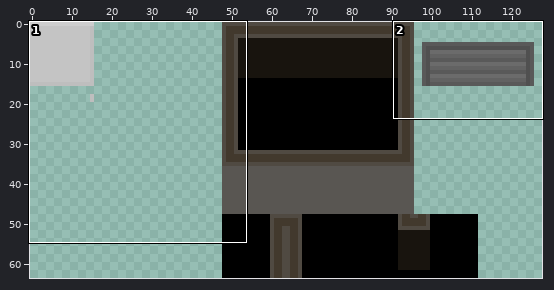
Two states of a pixel-art file, tileset.aseprite. The picture above shows the old version from afar; the outline marks the close-up.
Close-up. As it was:
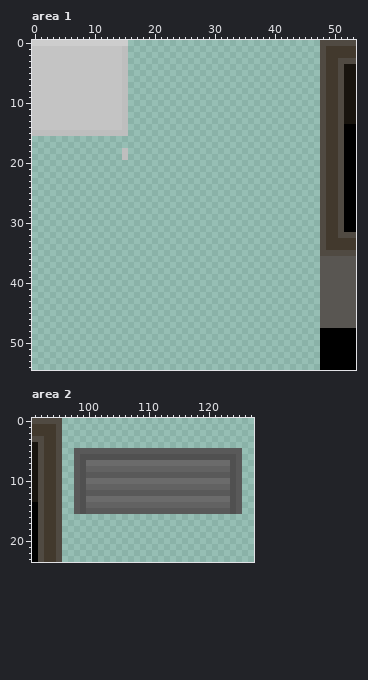
128x64 pixels, 1 frame. Colours within 5 levels of each other are drawn and written as one. Shown: area 1: x 0..53, y 0..54; area 2: x 91..127, y 0..23.
After:
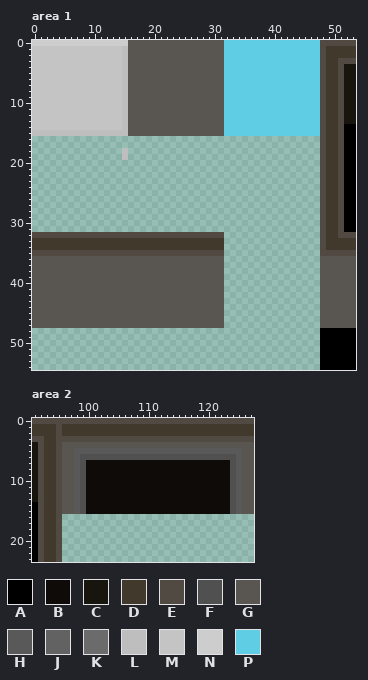
Palette (. is transparent): A #000000  B #0e0b08  C #18140e  D #42392d  E #504a42  F #505050  G #595652  H #595959  J #626262  K #6b6b6b  L #bebebe  M #c4c4c4  N #cdcdcd  P #5fcde4
From old to new:
layer "Background" now shown
Area 1, layer "Background":
The edit adds colour D in rows 33 to 34 at x 0 to 31.
The edit adds colour E in row 32 at x 0 to 31; in row 35 at x 0 to 31.
The edit adds colour G in rows 0 to 15 at x 16 to 31; in rows 36 to 47 at x 0 to 31.
The edit adds colour P in rows 0 to 15 at x 32 to 47.
Area 2, layers "Layer 1", "Background":
Colour H gives way to colour B in row 9 at x 100 to 123; in row 12 at x 100 to 123; in row 15 at x 100 to 123.
Colour J gives way to colour B in row 8 at x 100 to 123; in row 11 at x 100 to 123; in row 14 at x 100 to 123.
Colour K gives way to colour B in row 7 at x 100 to 123; in row 10 at x 100 to 123; in row 13 at x 100 to 123.
The edit adds colour D in rows 1 to 2 at x 96 to 127.
The edit adds colour E in row 0 at x 96 to 127; in row 3 at x 96 to 127.
The edit adds colour G in row 4 at x 96 to 127; in rows 5 to 15 at x 96 to 97 and 126 to 127.
Where, in picture pixels (left, top, right, bottom), the same in both close-ups:
added: (128, 40, 320, 136)
added: (32, 232, 224, 328)
changed: (62, 418, 254, 514)
